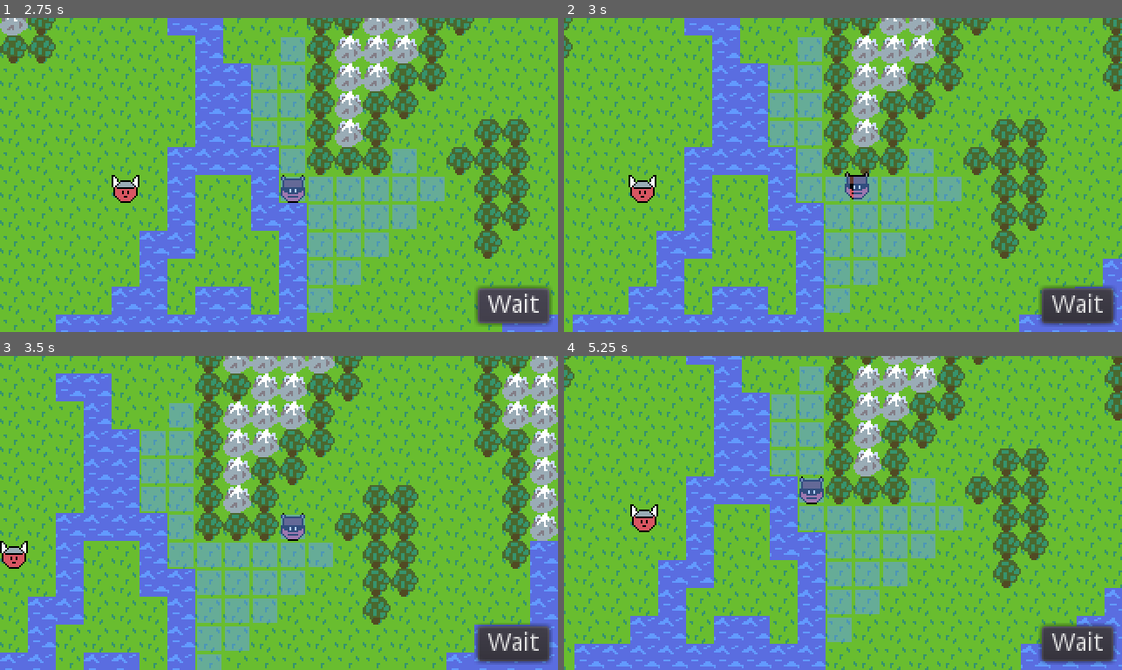
Above: before the commit, frames 1-4 (two rows, left to right).
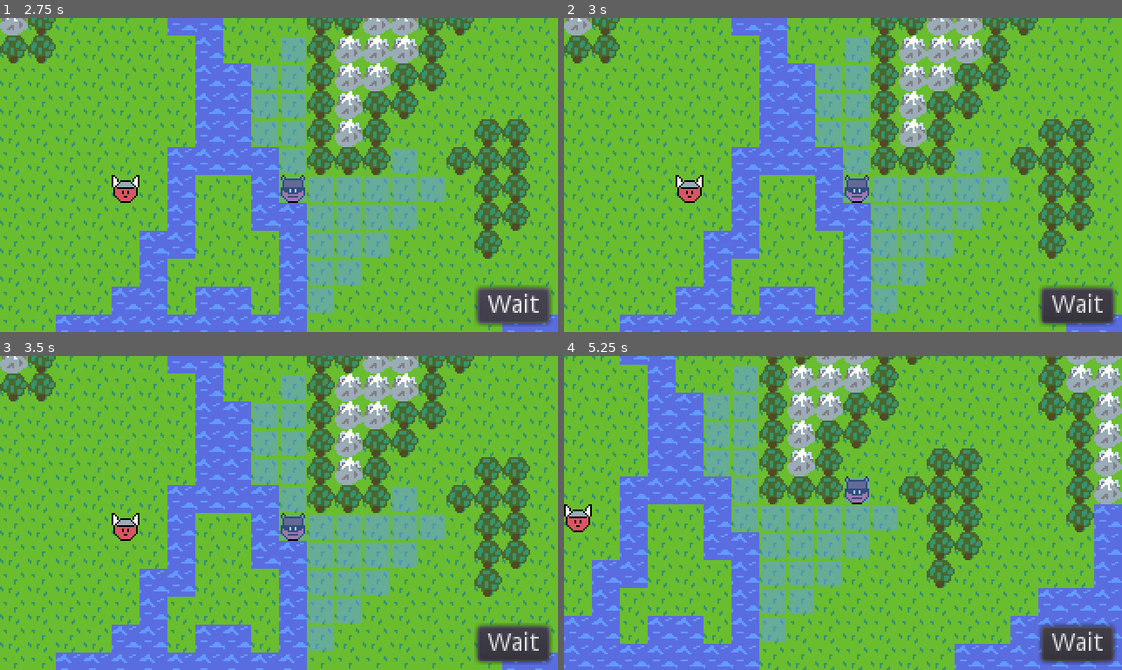
Above: after the commit, the same moments.

Repository: AaronWizard/LegendsOfMajesticSteel
Game: Godot game, scene res://src/game/Game.tscn
Same seed, same stepped clock (60 frames per second), same inputs: the game is played once before the commit and once after it.
Inputs (mouse positions are in pixels of both pictures, inside the frame that each line leads up to):
- Up to frame 1 (2.75 s): click "Wait" at 0.5 s; click "Wait" at 1.25 s; click "Wait" at 2 s
- Up to frame 2 (3 s): move the mouse to (965, 159) at 2.77 s; press the mouse at (965, 159) at 2.78 s
- Up to frame 3 (3.5 s): no input
- Up to frame 4 (5.25 s): release the mouse at (965, 497) at 3.5 s; drag from (731, 528) to (815, 575) at 3.52 s; move the mouse to (898, 443) at 4.27 s; press the mouse at (898, 443) at 4.28 s; release the mouse at (898, 443) at 5 s; tap Enter at 5 s; drag from (815, 575) to (675, 465) at 5.02 s

Frame 1 is identical in both runs. In frame 2, 53% of the frame differs, in the area x 0-100%, y 0-100%; in frame 3, 54%; in frame 4, 60%.

Commit message:
Player movement controlled by GUI click events (so there's no conflict with camera drag)

Diff:
--- a/src/ai/Player.gd
+++ b/src/ai/Player.gd
@@ -4,41 +4,36 @@
 signal _input_processed(action)
 
 
-func _ready() -> void:
-	._ready()
-	set_process_unhandled_input(false)
-
-
-func _unhandled_input(event: InputEvent) -> void:
-	if event.is_action_pressed("click"):
-		var target_cell := get_map().get_mouse_cell()
-
-		var path := get_battle_stats().get_walk_path(target_cell)
-		if path.size() > 0:
-			var action := MoveAction.new()
-			action.actor = get_actor()
-			action.map = get_map()
-			action.path = path
-
-			emit_signal("_input_processed", action)
-
-
 func connect_to_gui(gui: BattleGUI) -> void:
 	gui.buttons_visible = true
+	# warning-ignore:return_value_discarded
+	gui.connect("mouse_clicked", self, "_map_clicked")
 	# warning-ignore:return_value_discarded
 	gui.connect("wait_pressed", self, "_wait_clicked")
 
 
 func disconnect_from_gui(gui: BattleGUI) -> void:
 	gui.buttons_visible = false
+	gui.disconnect("mouse_clicked", self, "_map_clicked")
 	gui.disconnect("wait_pressed", self, "_wait_clicked")
 
 
 func determine_action() -> void:
-	set_process_unhandled_input(true)
 	var action: Action = yield(self, '_input_processed')
-	set_process_unhandled_input(false)
 	emit_signal("determined_action", action)
+
+
+func _map_clicked(_position) -> void:
+	var target_cell := get_map().get_mouse_cell()
+
+	var path := get_battle_stats().get_walk_path(target_cell)
+	if path.size() > 0:
+		var action := MoveAction.new()
+		action.actor = get_actor()
+		action.map = get_map()
+		action.path = path
+
+		emit_signal("_input_processed", action)
 
 
 func _wait_clicked() -> void:
--- a/src/game/BattleGUI.gd
+++ b/src/game/BattleGUI.gd
@@ -19,7 +19,6 @@
 	if event is InputEventMouseButton:
 		if event.button_index == BUTTON_LEFT:
 			if not event.pressed and _mouse_down and not _dragging:
-				print("clicked")
 				emit_signal("mouse_clicked", event.position)
 			_mouse_down = event.pressed
 	elif event is InputEventMouseMotion:
